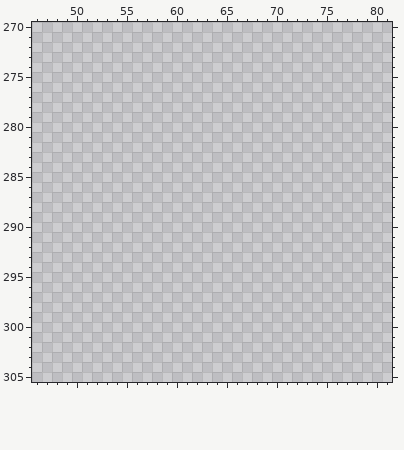
Pixel-art file, stored at anotherThreat/aseprite/tilemap.aseprite. This is how it looked before the edit.
512x512 pixels, 1 frame. Colours within 5 levels of each other are drawn and written as one. Shown: x 46..81, y 270..305. The commit also changed other parts of the picture, which this record leaves out.
Visible layers, top first: "character", "background_tile", "ground_tile".
Palette (. is transparent): 
After:
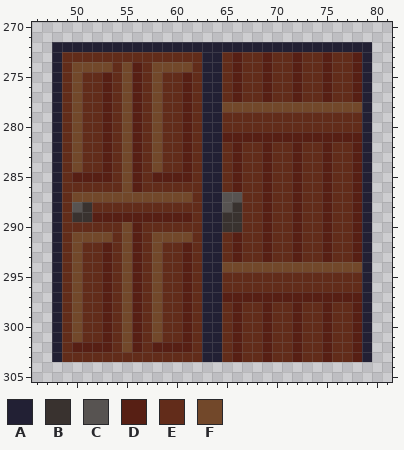
Colours new in this view: A #222034  B #39322f  C #575351  D #571f14  E #622c1a  F #72482a
The exact change:
Changed rows in their new state; - is an unchanged pixel.
Layer "background_tile":
first column x 48:
272 AAAAAAAAAAAAAAAAAAAAAAAAAAAAAAAA
273 AEEEEEEEEEEEEEEAAEDEEDEEDEEDEEDA
274 AEFFFFEFDEFFFFEAAEDEEDEEDEEDEEDA
275 AEFEEDEFDEFEEDEAAEDEEDEEDEEDEEDA
276 AEFEEDEFDEFEEDEAAEDEEDEEDEEDEEDA
277 AEFEEDEFDEFEEDEAAEDEEDEEDEEDEEDA
278 AEFEEDEFDEFEEDEAAFFFFFFFFFFFFFFA
279 AEFEEDEFDEFEEDEAAEEEEEEEEEEEEEEA
280 AEFEEDEFDEFEEDEAAEEEEEEEEEEEEEEA
281 AEFEEDEFDEFEEDEAADDDDDDDDDDDDDDA
282 AEFEEDEFDEFEEDEAAEDEEDEEDEEDEEDA
283 AEFEEDEFDEFEEDEAAEDEEDEEDEEDEEDA
284 AEFEEDEFDEFEEDEAAEDEEDEEDEEDEEDA
285 AEDDDDEFDEDDDDEAAEDEEDEEDEEDEEDA
286 AEEEEEEFDEEEEEEAAEDEEDEEDEEDEEDA
287 AEFFFFFFFFFFFFEAACCEEDEEDEEDEEDA
288 AECBEEEEEEEEEEEAACBEEDEEDEEDEEDA
289 AEBBDDDDDDDDDDEAABBEEDEEDEEDEEDA
290 AEEEEEEFDEEEEEEAABBEEDEEDEEDEEDA
291 AEFFFFEFDEFFFFEAAEDEEDEEDEEDEEDA
292 AEFEEDEFDEFEEDEAAEDEEDEEDEEDEEDA
293 AEFEEDEFDEFEEDEAAEDEEDEEDEEDEEDA
294 AEFEEDEFDEFEEDEAAFFFFFFFFFFFFFFA
295 AEFEEDEFDEFEEDEAAEEEEEEEEEEEEEEA
296 AEFEEDEFDEFEEDEAAEEEEEEEEEEEEEEA
297 AEFEEDEFDEFEEDEAADDDDDDDDDDDDDDA
298 AEFEEDEFDEFEEDEAAEDEEDEEDEEDEEDA
299 AEFEEDEFDEFEEDEAAEDEEDEEDEEDEEDA
300 AEFEEDEFDEFEEDEAAEDEEDEEDEEDEEDA
301 AEFEEDEFDEFEEDEAAEDEEDEEDEEDEEDA
302 AEDDDDEFDEDDDDEAAEDEEDEEDEEDEEDA
303 AEEEEEEEEEEEEEEAAEDEEDEEDEEDEEDA
Pixel boxes of the changes (left, top, right, bottom) in both pictures:
added: (52, 42, 372, 362)
